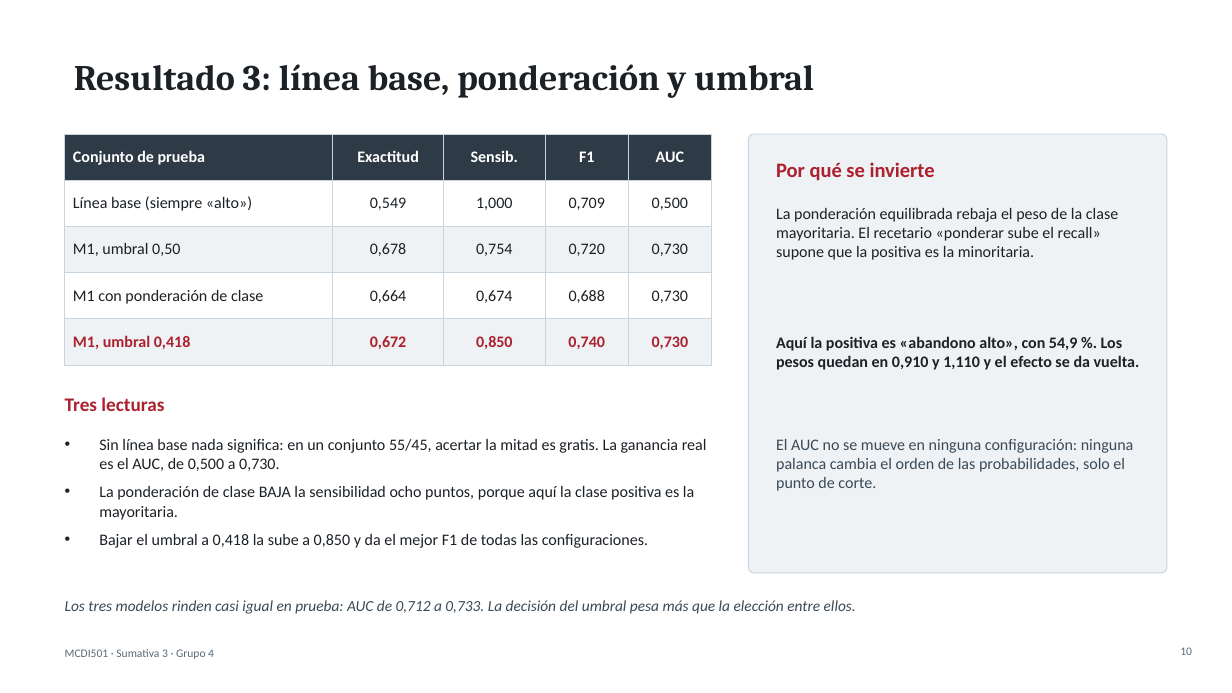
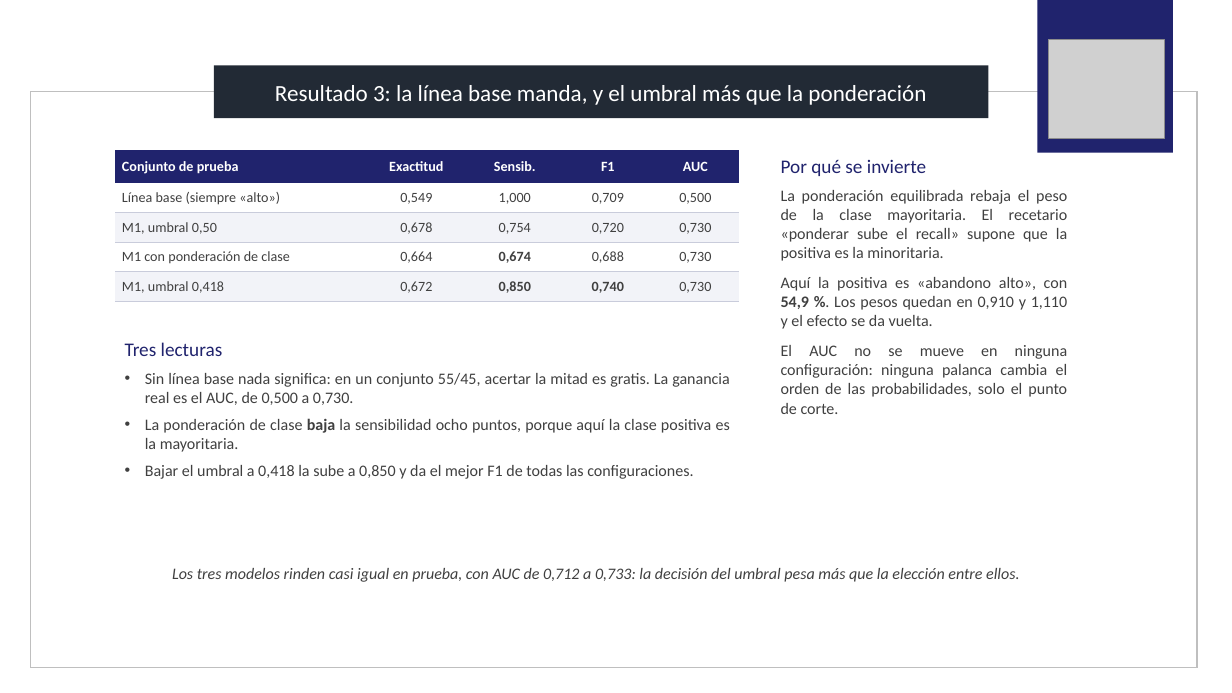
Before and after one commit to santunez75/analisis-desercion, a slide deck: slide 10 of S3/presentacion/Sumativa3_Presentacion_Grupo4.pptx. Drawn at 1232x693 pixels with LibreOffice and Linux fonts; fonts in the diff are those of the drawing; grey boxes stand for pictures. Boxes give left, top, right and bottom in pixels: in the first picture for what was removed or moved away, otherwise in the second. Text is boxed around its words. In the diff, an @@ line names an element or a change of style, - is before the commit and + after.

Commit message:
feat: rehace la presentacion sobre la plantilla de la Facultad
El deck se reconstruye duplicando las diapositivas de ejemplo de
PPT-Facultad-Ingenieria.pptx, de modo que hereda el marco, el logo, la
barra de titulo navy y la tipografia institucionales. Quedan 15 laminas:
portada, dos divisores sobre fotografia, siete de contenido con barra,
cuatro de columnas y el cierre con el logo.

Se corrigen de paso dos laminas que habian quedado desalineadas con la
particion 70/30 estratificada: la columna S3 de "Que aporto cada fase" y
la fila correspondiente de la tabla de trazabilidad, donde el bootstrap
por institucion pasa a declararse como extension.

El guion cronometrado baja de 1.654 a 1.492 palabras para caber en los
diez minutos.

```diff
--- a/S3/presentacion/Sumativa3_Presentacion_Grupo4.pptx
+++ b/S3/presentacion/Sumativa3_Presentacion_Grupo4.pptx
@@ rectangle added at <box>1038,0,1173,152</box>, fill #20236D @@
@@ picture added at <box>1049,40,1165,138</box> @@
@@ title removed at <box>74,64,814,98</box> @@
-Resultado 3: línea base, ponderación y umbral
@@ rectangle added at <box>213,66,988,118</box>, fill #222A35, 18 pt, text #FFFFFF @@
+Resultado 3: la línea base manda, y el umbral más que la ponderación
@@ rectangle added at <box>30,91,1198,667</box>, outline #BFBFBF 1 pt @@
@@ rounded rectangle removed at <box>749,134,1167,573</box> @@
@@ table at <box>116,150,740,301</box> @@
@@ fill #2E3A45 to #20236D in row 1 @@
@@ fill #EEF2F5 to #F2F3F8 in 10 cells @@
@@ size 12.5 to 11 pt @@
@@ text colour #1C2126 to #404040 in "Línea base (siempre «alto»)", "0,549", "1,000", "0,709" and 11 more places @@
@@ bold on in "0,674" @@
@@ text colour #AC212E to #404040 in "M1, umbral 0,418", "0,672", "0,850", "0,740" and 1 more places @@
@@ bold off in "M1, umbral 0,418", "0,672", "0,730" @@
@@ borders changed @@
@@ table: place and size @@
-table at <box>65,134,712,353</box>
+table at <box>116,150,740,301</box>
@@ text "Por qué se invierte": place and size @@
-text "Por qué se invierte" at <box>776,336,1140,370</box>
+text "Por qué se invierte" at <box>781,160,1068,414</box>
@@ text removed at <box>776,162,935,181</box> @@
-Por qué se invierte
@@ text at <box>781,160,1068,261</box>: paragraphs added @@
+Por qué se invierte
+La ponderación equilibrada rebaja el peso de la clase mayoritaria. El recetario «ponderar sube el recall» supone que la positiva es la minoritaria.
@@ text removed at <box>776,208,1118,260</box> @@
-La ponderación equilibrada rebaja el peso de la clase mayoritaria. El recetario «ponderar sube el recall» supone que la positiva es la minoritaria.
@@ text at <box>781,277,1068,329</box>: text colour #1C2126 to #404040, bold off in "Aquí la positiva es «abandono alto», con ..."; alignment left to justified; more space between paragraphs @@
@@ text "Tres lecturas": place and size @@
-text "Tres lecturas" at <box>99,439,707,548</box>
+text "Tres lecturas" at <box>125,342,730,479</box>
@@ text at <box>125,342,223,356</box>: paragraph added @@
+Tres lecturas
@@ text at <box>781,345,1068,414</box>: paragraph added @@
+El AUC no se mueve en ninguna configuración: ninguna palanca cambia el orden de las probabilidades, solo el punto de corte.
@@ text at <box>145,373,730,479</box>: text colour #1C2126 to #404040 in "Sin línea base nada significa: en un ...", "Bajar el umbral a 0,418 la sube ..."; alignment left to justified; indent changed; less space between paragraphs @@
@@ text removed at <box>65,397,164,411</box> @@
-Tres lecturas
@@ text at <box>145,418,730,452</box>: text changed; text colour #1C2126 to #404040 @@
-• La ponderación de clase BAJA la sensibilidad ocho puntos, porque aquí la clase positiva es la mayoritaria.
+• La ponderación de clase baja la sensibilidad ocho puntos, porque aquí la clase positiva es la mayoritaria.
@@ text removed at <box>776,439,1134,491</box> @@
-El AUC no se mueve en ninguna configuración: ninguna palanca cambia el orden de las probabilidades, solo el punto de corte.
@@ text at <box>172,568,1019,582</box>: text changed; size 12 to 12.5 pt; text colour #3A4A57 to #404040 @@
-Los tres modelos rinden casi igual en prueba: AUC de 0,712 a 0,733. La decisión del umbral pesa más que la elección entre ellos.
+Los tres modelos rinden casi igual en prueba, con AUC de 0,712 a 0,733: la decisión del umbral pesa más que la elección entre ellos.
@@ text removed at <box>65,649,214,659</box> @@
-MCDI501 · Sumativa 3 · Grupo 4
@@ page number removed at <box>1180,647,1192,655</box> @@
-10
```
Also in this commit, not shown: 13 other slides changed, 1 slide added.
